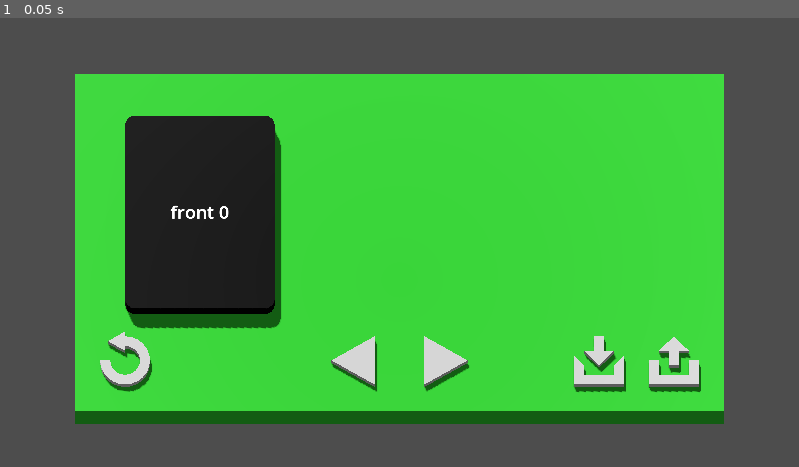
Above: before the commit, frame 1.
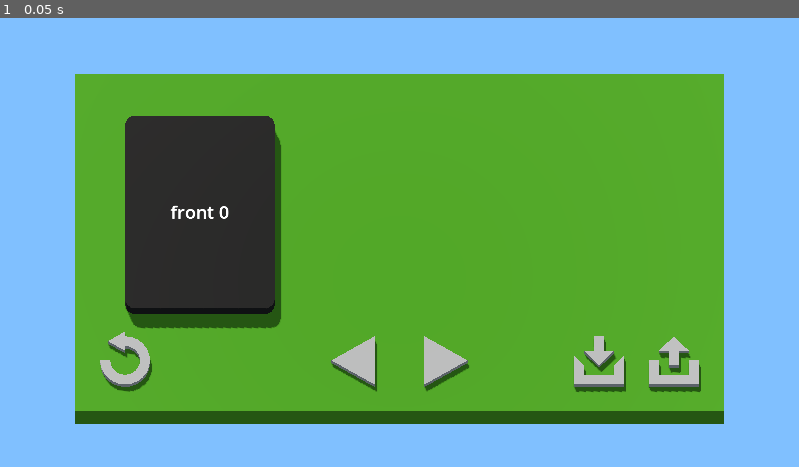
Above: after the commit, the same moment.

Repository: thompsop1sou/flash-card-app
Game: Godot game, scene res://table/table.tscn
Same seed, same stepped clock (60 frames per second), same inputs: the game is played once before the commit and once after it.
Inputs:
- Up to frame 1 (0.05 s): no input

The runs differ from the first frame. In frame 1, 88% of the frame differs, in the area x 0-100%, y 0-100%.

Commit message:
Mess with colors

Diff:
--- a/flash-card-front-end/buttons/arrow_button.tscn
+++ b/flash-card-front-end/buttons/arrow_button.tscn
@@ -1,10 +1,8 @@
 [gd_scene load_steps=5 format=3 uid="uid://ce3003fmlq16v"]
 
 [ext_resource type="Script" path="res://buttons/depress_button.gd" id="1_k3tkk"]
+[ext_resource type="Material" uid="uid://ij3gj1g3enu4" path="res://buttons/button_material.tres" id="2_7qjth"]
 [ext_resource type="ArrayMesh" uid="uid://d3wehmlp5ud06" path="res://buttons/models/arrow_mesh.res" id="2_mgh4w"]
-
-[sub_resource type="StandardMaterial3D" id="StandardMaterial3D_4e8dj"]
-albedo_color = Color(0.501961, 0.501961, 0.501961, 1)
 
 [sub_resource type="ConvexPolygonShape3D" id="ConvexPolygonShape3D_ekrt7"]
 points = PackedVector3Array(-0.5, -0.5, -2.18557e-08, -0.5, -0.5, 0.19998, -0.5, 0.5, -2.18557e-08, 0.366025, -9.78708e-05, -2.18557e-08, 0.366025, -9.78708e-05, 0.2, -0.5, 0.5, 0.19998)
@@ -13,7 +11,7 @@
 script = ExtResource("1_k3tkk")
 
 [node name="ArrowMesh" type="MeshInstance3D" parent="."]
-material_override = SubResource("StandardMaterial3D_4e8dj")
+material_override = ExtResource("2_7qjth")
 lod_bias = 128.0
 mesh = ExtResource("2_mgh4w")
 
--- /dev/null
+++ b/flash-card-front-end/buttons/button_material.tres
@@ -0,0 +1,4 @@
+[gd_resource type="StandardMaterial3D" format=3 uid="uid://ij3gj1g3enu4"]
+
+[resource]
+albedo_color = Color(0.564706, 0.564706, 0.564706, 1)
--- a/flash-card-front-end/buttons/download_button.tscn
+++ b/flash-card-front-end/buttons/download_button.tscn
@@ -1,10 +1,8 @@
 [gd_scene load_steps=5 format=3 uid="uid://d1sol4nwv1ofg"]
 
 [ext_resource type="Script" path="res://buttons/depress_button.gd" id="1_nt5ko"]
+[ext_resource type="Material" uid="uid://ij3gj1g3enu4" path="res://buttons/button_material.tres" id="2_0osss"]
 [ext_resource type="ArrayMesh" uid="uid://ds78klrwwx85r" path="res://buttons/models/download_mesh.res" id="2_kf2g4"]
-
-[sub_resource type="StandardMaterial3D" id="StandardMaterial3D_4e8dj"]
-albedo_color = Color(0.501961, 0.501961, 0.501961, 1)
 
 [sub_resource type="ConvexPolygonShape3D" id="ConvexPolygonShape3D_kgpaf"]
 points = PackedVector3Array(-0.5, -0.5, -2.98023e-07, 0.499995, -0.5, -2.98023e-07, -0.5, -0.5, 0.199981, -0.5, 0.09994 …(238 unchanged characters)…
@@ -13,7 +11,7 @@
 script = ExtResource("1_nt5ko")
 
 [node name="DownloadMesh" type="MeshInstance3D" parent="."]
-material_override = SubResource("StandardMaterial3D_4e8dj")
+material_override = ExtResource("2_0osss")
 lod_bias = 128.0
 mesh = ExtResource("2_kf2g4")
 
--- a/flash-card-front-end/buttons/reset_button.tscn
+++ b/flash-card-front-end/buttons/reset_button.tscn
@@ -1,10 +1,8 @@
 [gd_scene load_steps=5 format=3 uid="uid://cn6nskcwm6bau"]
 
 [ext_resource type="Script" path="res://buttons/depress_button.gd" id="1_xdm00"]
+[ext_resource type="Material" uid="uid://ij3gj1g3enu4" path="res://buttons/button_material.tres" id="2_iifp4"]
 [ext_resource type="ArrayMesh" uid="uid://djfuybks00573" path="res://buttons/models/reset_mesh.res" id="2_jg6mm"]
-
-[sub_resource type="StandardMaterial3D" id="StandardMaterial3D_kjiau"]
-albedo_color = Color(0.501961, 0.501961, 0.501961, 1)
 
 [sub_resource type="ConvexPolygonShape3D" id="ConvexPolygonShape3D_32h67"]
 points = PackedVector3Array(-0.5, -6.84857e-05, -2.98023e-08, -0.5, -6.84857e-05, 0.19998, -0.346515, 0.399941, -2.9802 …(1125 unchanged characters)…
@@ -13,7 +11,7 @@
 script = ExtResource("1_xdm00")
 
 [node name="ResetMesh" type="MeshInstance3D" parent="."]
-material_override = SubResource("StandardMaterial3D_kjiau")
+material_override = ExtResource("2_iifp4")
 lod_bias = 128.0
 mesh = ExtResource("2_jg6mm")
 
--- a/flash-card-front-end/buttons/upload_button.tscn
+++ b/flash-card-front-end/buttons/upload_button.tscn
@@ -2,9 +2,7 @@
 
 [ext_resource type="Script" path="res://buttons/depress_button.gd" id="1_0xvax"]
 [ext_resource type="ArrayMesh" uid="uid://d4d02hlsjbkys" path="res://buttons/models/upload_mesh.res" id="2_3n2nr"]
-
-[sub_resource type="StandardMaterial3D" id="StandardMaterial3D_4e8dj"]
-albedo_color = Color(0.501961, 0.501961, 0.501961, 1)
+[ext_resource type="Material" uid="uid://ij3gj1g3enu4" path="res://buttons/button_material.tres" id="2_wuh3h"]
 
 [sub_resource type="ConvexPolygonShape3D" id="ConvexPolygonShape3D_ey8ij"]
 points = PackedVector3Array(-0.5, -0.5, -2.98023e-07, 0.499995, -0.5, -2.98023e-07, -0.5, -0.5, 0.199981, -0.5, -9.7870 …(328 unchanged characters)…
@@ -13,7 +11,7 @@
 script = ExtResource("1_0xvax")
 
 [node name="UploadMesh" type="MeshInstance3D" parent="."]
-material_override = SubResource("StandardMaterial3D_4e8dj")
+material_override = ExtResource("2_wuh3h")
 lod_bias = 128.0
 mesh = ExtResource("2_3n2nr")
 
--- a/flash-card-front-end/card/card.tscn
+++ b/flash-card-front-end/card/card.tscn
@@ -23,6 +23,7 @@
 shader_parameter/card_texture = SubResource("ViewportTexture_axqd0")
 
 [node name="Card" type="Node3D"]
+transform = Transform3D(1, 0, 0.000290888, 0, 1, 0, -0.000290888, 0, 1, 0, 0, 0)
 script = ExtResource("1_hwh7a")
 flipping_duration = 0.33
 
@@ -42,7 +43,7 @@
 anchor_bottom = 1.0
 grow_horizontal = 2
 grow_vertical = 2
-color = Color(0, 0, 0, 1)
+color = Color(0.12549, 0.12549, 0.12549, 1)
 
 [node name="FrontLabel" type="Label" parent="FrontMesh/FrontViewport"]
 anchors_preset = 15
@@ -75,6 +76,7 @@
 anchor_bottom = 1.0
 grow_horizontal = 2
 grow_vertical = 2
+color = Color(0.878431, 0.878431, 0.878431, 1)
 
 [node name="BackLabel" type="Label" parent="BackMesh/BackViewport"]
 anchors_preset = 15
--- a/flash-card-front-end/table/table.tscn
+++ b/flash-card-front-end/table/table.tscn
@@ -8,15 +8,17 @@
 [ext_resource type="PackedScene" uid="uid://cn6nskcwm6bau" path="res://buttons/reset_button.tscn" id="6_7sqv4"]
 
 [sub_resource type="StandardMaterial3D" id="StandardMaterial3D_ryhch"]
-albedo_color = Color(0.12549, 0.501961, 0.12549, 1)
+albedo_color = Color(0.25098, 0.501961, 0.12549, 1)
 
 [sub_resource type="BoxMesh" id="BoxMesh_y1v7i"]
 material = SubResource("StandardMaterial3D_ryhch")
 size = Vector3(13, 7, 1)
 
 [sub_resource type="Environment" id="Environment_84wpw"]
+background_mode = 1
+background_color = Color(0.501961, 0.752941, 1, 1)
 ambient_light_source = 2
-ambient_light_color = Color(1, 1, 1, 1)
+ambient_light_color = Color(0.878431, 0.941176, 1, 1)
 ambient_light_energy = 0.5
 
 [node name="Table" type="Node3D"]
@@ -60,6 +62,8 @@
 
 [node name="DirectionalLight3D" type="DirectionalLight3D" parent="."]
 transform = Transform3D(0.965926, 0.12941, -0.224144, 0, 0.866025, 0.5, 0.258819, -0.482963, 0.836516, 0, 4, 2)
+light_color = Color(1, 0.941176, 0.878431, 1)
+light_energy = 0.5
 shadow_enabled = true
 directional_shadow_mode = 0
 directional_shadow_fade_start = 1.0
